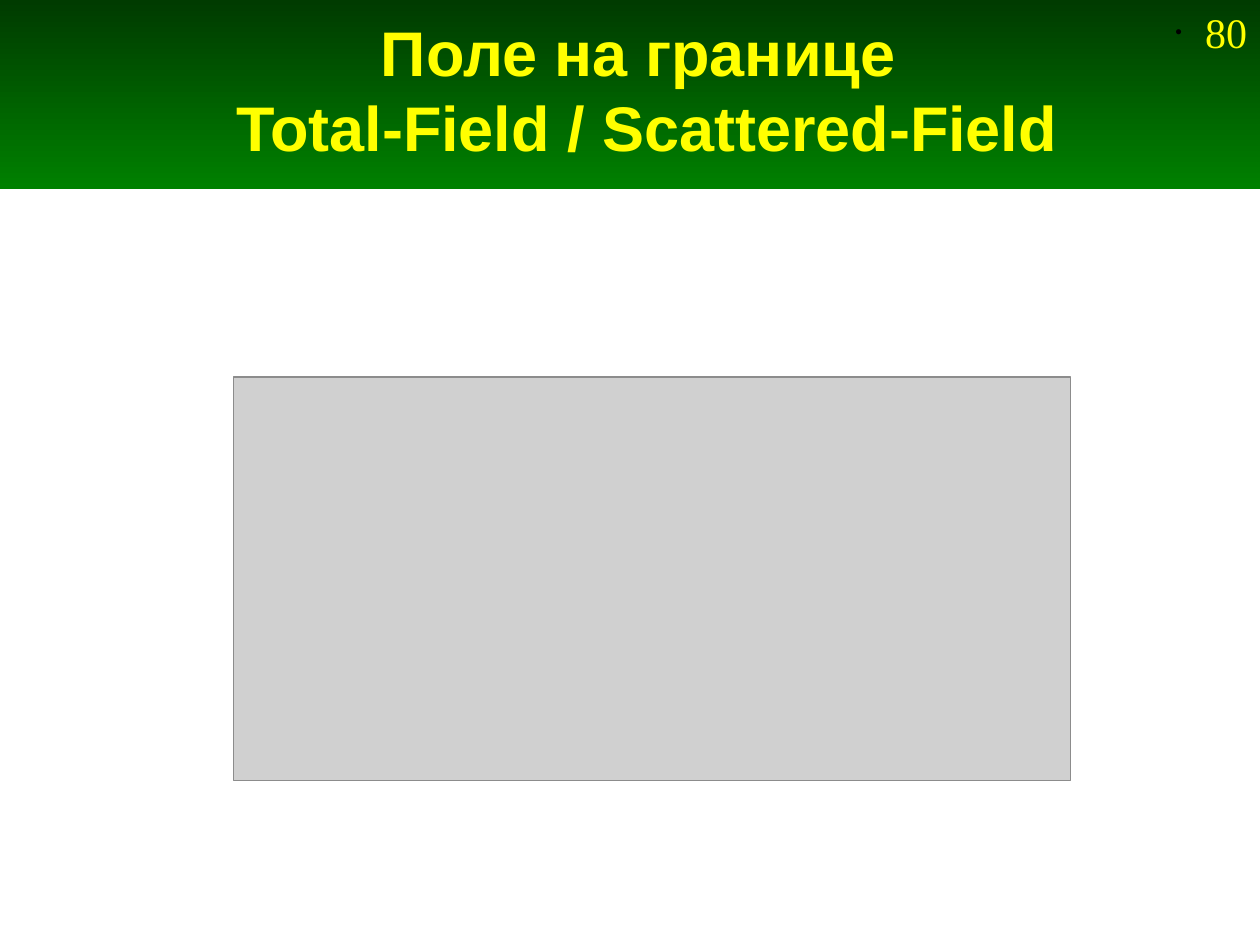
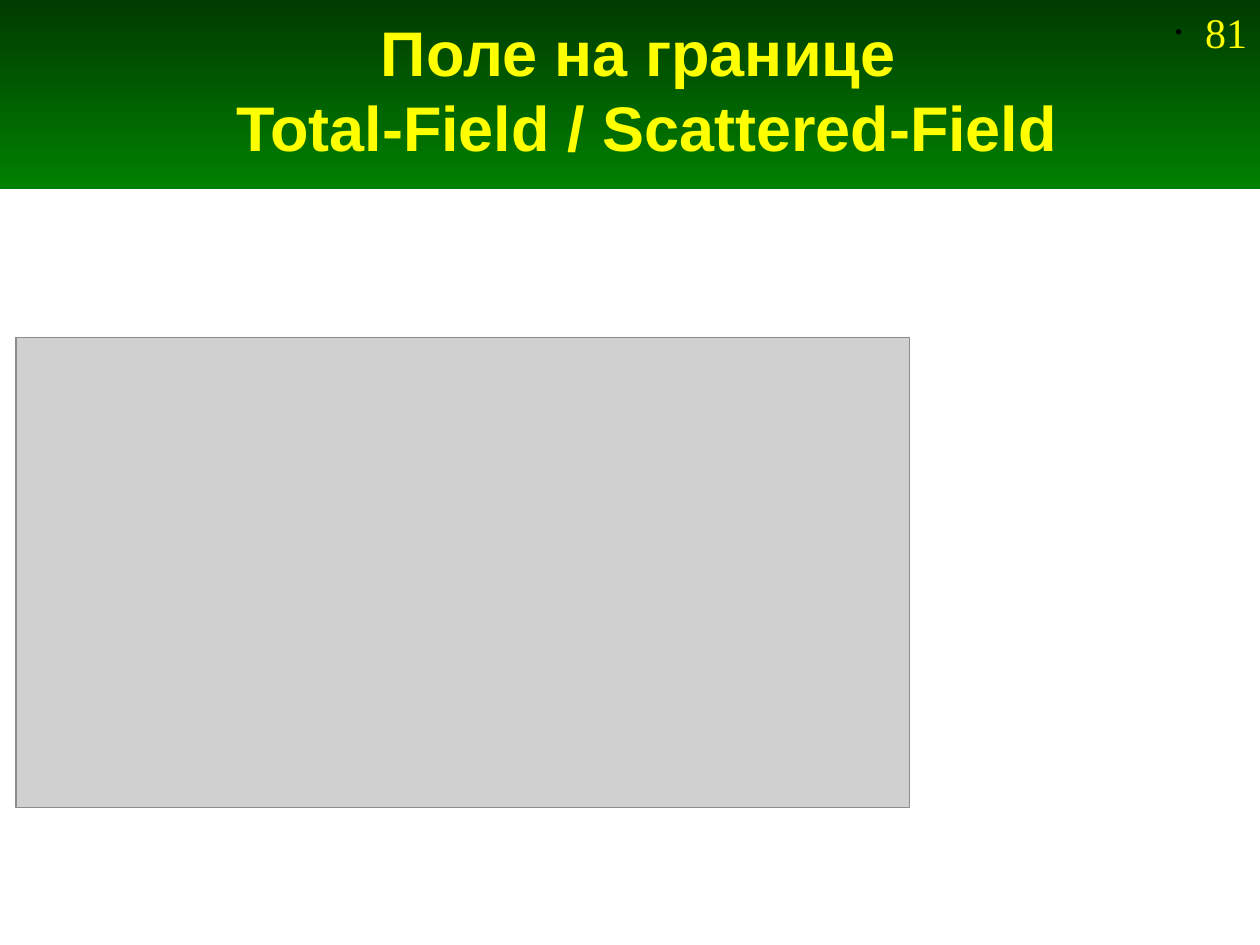
Before and after one commit to andris0147sv/modelling, a slide deck: slide 81 of presentations/2. FDTD.odp (slide 80 before the commit). Drawn at 1260x945 pixels with LibreOffice and Linux fonts; fonts in the diff are those of the drawing; grey boxes stand for pictures. Boxes give left, top, right and bottom in pixels: in the first picture for what was removed or moved away, otherwise in the second. Text is boxed around its words. In the diff, an @@ line names an element or a change of style, - is before the commit and + after.

```diff
--- a/presentations/2. FDTD.odp
+++ b/presentations/2. FDTD.odp
@@ page number at bbox=[1205, 20, 1247, 49]: text changed @@
-• 80
+• 81
@@ picture: place and size @@
-picture at bbox=[234, 377, 1071, 780]
+picture at bbox=[16, 338, 910, 808]
```
Also in this commit, not shown: 16 other slides changed, 1 slide added, 5 other files.
